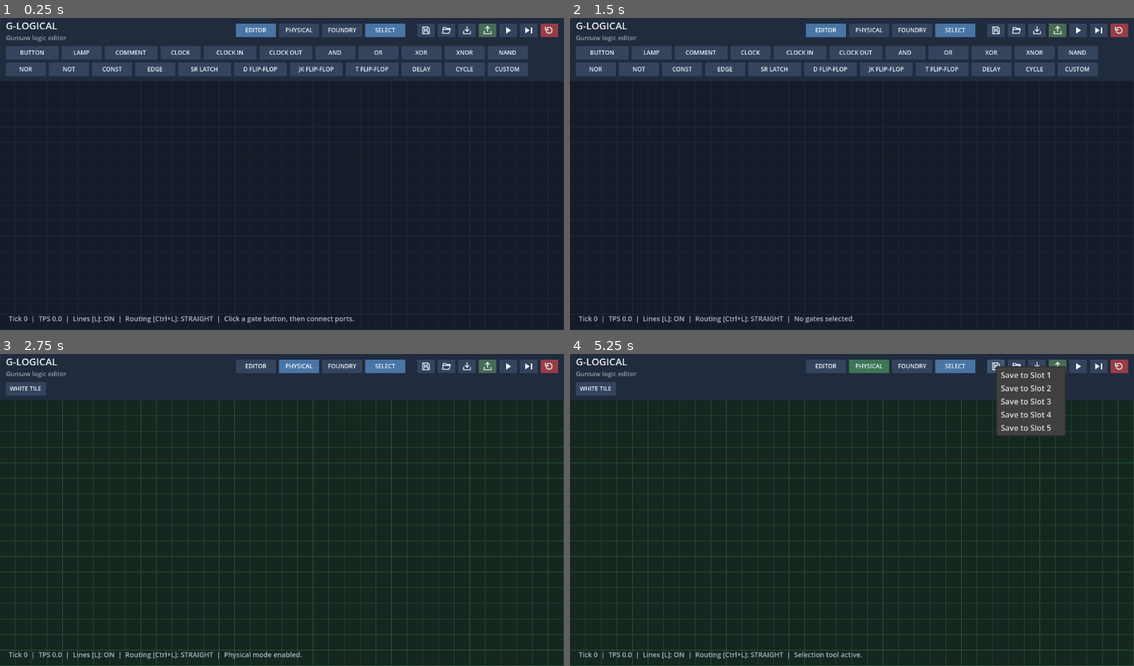
Above: before the commit, frames 1-4 (two rows, left to right).
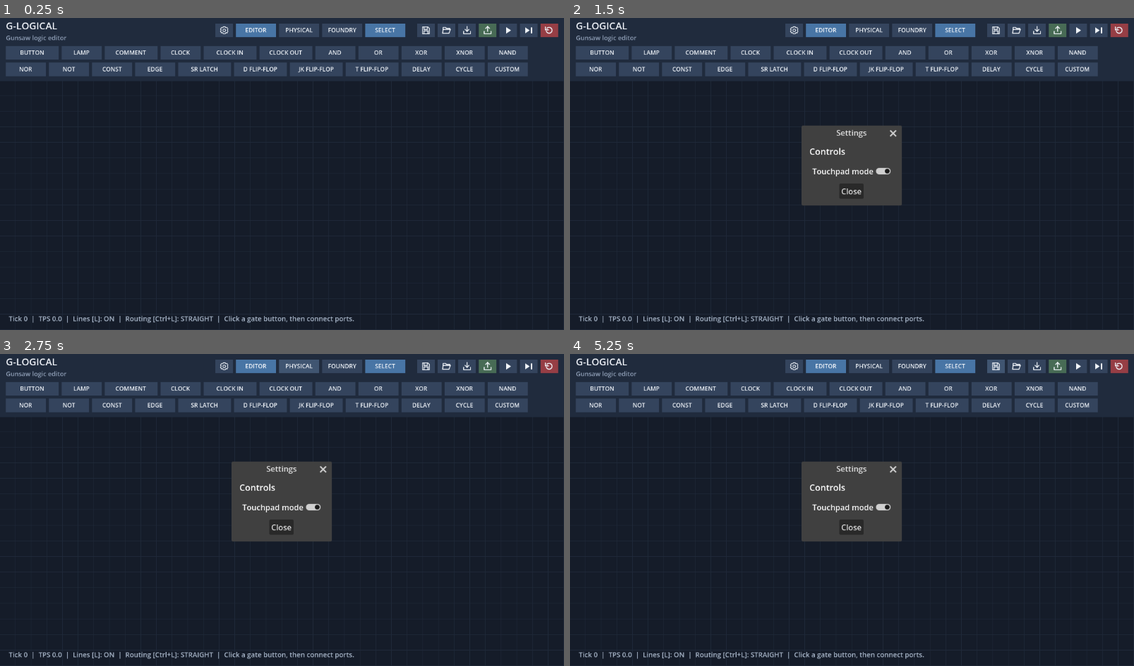
Above: after the commit, the same moments.

Repository: rushellxyz/g-logical
Game: Godot game, scene res://main.tscn
Same seed, same stepped clock (60 frames per second), same inputs: the game is played once before the commit and once after it.
Inputs (mouse positions are in pixels of both pictures, inside the frame that each line leads up to):
- Up to frame 1 (0.25 s): no input
- Up to frame 2 (1.5 s): click (795, 30) at 0.52 s; click (852, 170) at 1.25 s, where only the run after the commit has a clickable "Touchpad mode"
- Up to frame 3 (2.75 s): click "PHYSICAL" at 2 s
- Up to frame 4 (5.25 s): click "FOUNDRY" at 2.75 s; click "PHYSICAL" at 3.5 s; click "SELECT" at 4.25 s; click (998, 366) at 5.02 s

The runs differ from the first frame. In frame 1, 0.1% of the frame differs, in the area x 38-42%, y 1-7%; in frame 2, 4.7%; in frame 3, 19%; in frame 4, 21%, in the area x 0-100%, y 1-100%.

Commit message:
Add move on WASD & mac(and win note?)book touchpad support

Diff:
--- a/editor.gd
+++ b/editor.gd
@@ -12,8 +12,14 @@
 const LOAD_ICON = preload("res://icons/load.svg")
 const IMPORT_ICON = preload("res://icons/import.svg")
 const EXPORT_ICON = preload("res://icons/export.svg")
+const SETTINGS_ICON = preload("res://icons/settings.svg")
 
 const TOPBAR_HEIGHT := 72.0
+const KEYBOARD_PAN_SPEED := 1400.0
+const KEYBOARD_PAN_RESPONSE := 12.0
+const TOUCHPAD_PAN_SPEED := 32.0
+const TOUCHPAD_SCROLL_SPEED := 48.0
+const SETTINGS_PATH := "user://g-logical-settings.cfg"
 const GRID_SIZE := 32.0
 const NODE_SIZE := Vector2(170, 92)
 const PHYSICAL_UNIT_SIZE := 32.0
@@ -67,6 +73,9 @@
 var next_id := 1
 var canvas_offset := Vector2.ZERO
 var canvas_zoom := 1.0
+var keyboard_pan_velocity := Vector2.ZERO
+var touchpad_mode := false
+var settings_dialog: AcceptDialog
 var panning := false
 var pan_start := Vector2.ZERO
 var pan_offset_start := Vector2.ZERO
@@ -131,6 +140,8 @@
 
 func _ready() -> void:
 	font = ThemeDB.fallback_font
+	load_app_settings()
+	build_settings_dialog()
 	save_slot_menu = PopupMenu.new()
 	save_slot_menu.id_pressed.connect(_on_save_slot_menu_id_pressed)
 	add_child(save_slot_menu)
@@ -171,6 +182,39 @@
 
 func _exit_tree() -> void:
 	canvas_geometry.stop_routing()
+
+func load_app_settings() -> void:
+	var settings := ConfigFile.new()
+	if settings.load(SETTINGS_PATH) == OK:
+		touchpad_mode = bool(settings.get_value("controls", "touchpad_mode", false))
+
+func set_touchpad_mode(enabled: bool) -> void:
+	touchpad_mode = enabled
+	keyboard_pan_velocity = Vector2.ZERO
+	var settings := ConfigFile.new()
+	settings.set_value("controls", "touchpad_mode", touchpad_mode)
+	var error := settings.save(SETTINGS_PATH)
+	if error != OK:
+		status_text = "Could not save app settings: %s." % error_string(error)
+		queue_redraw()
+
+func build_settings_dialog() -> void:
+	settings_dialog = AcceptDialog.new()
+	settings_dialog.title = "Settings"
+	settings_dialog.ok_button_text = "Close"
+	add_child(settings_dialog)
+	var content := VBoxContainer.new()
+	content.add_theme_constant_override("separation", 12)
+	settings_dialog.add_child(content)
+	var heading := Label.new()
+	heading.text = "Controls"
+	heading.add_theme_font_size_override("font_size", 18)
+	content.add_child(heading)
+	var toggle := CheckButton.new()
+	toggle.text = "Touchpad mode"
+	toggle.button_pressed = touchpad_mode
+	toggle.toggled.connect(set_touchpad_mode)
+	content.add_child(toggle)
 
 func foundry_directory() -> String:
 	var directory := DirAccess.open("user://")
@@ -442,6 +486,7 @@
 	queue_redraw()
 
 func _process(_delta: float) -> void:
+	update_keyboard_pan(_delta)
 	if canvas_geometry.advance_routing():
 		queue_redraw()
 	toolbar_height = toolbar_panel.size.y
@@ -464,6 +509,37 @@
 		simulation_accumulator = 0.0
 	gate_properties.update_editor(gates, canvas_transform_origin(), canvas_zoom, toolbar_height, physical_mode or foundry_mode)
 	if drawn_status != status_text or drawn_tick != tick or drawn_tps != ticks_per_second or drawn_toolbar_height != toolbar_height:
+		queue_redraw()
+
+func update_keyboard_pan(delta: float) -> void:
+	# Keep navigation out of text editing, shortcuts and mouse gestures.
+	if not get_window().has_focus() or get_viewport().gui_get_focus_owner() != null or panning or dragging_gate >= 0 or resizing_gate >= 0 or selecting or connecting_wire:
+		keyboard_pan_velocity = Vector2.ZERO
+		return
+	for window in get_viewport().get_embedded_subwindows():
+		if window.visible:
+			keyboard_pan_velocity = Vector2.ZERO
+			return
+	if Input.is_key_pressed(KEY_CTRL) or Input.is_key_pressed(KEY_META) or Input.is_key_pressed(KEY_ALT):
+		keyboard_pan_velocity = Vector2.ZERO
+		return
+	if selected_gate >= 0 and selected_gate < gates.size() and gates[selected_gate]["type_id"] == "EDITOR/COMMENT":
+		keyboard_pan_velocity = Vector2.ZERO
+		return
+	var direction := Vector2(
+		float(Input.is_physical_key_pressed(KEY_D)) - float(Input.is_physical_key_pressed(KEY_A)),
+		float(Input.is_physical_key_pressed(KEY_S)) - float(Input.is_physical_key_pressed(KEY_W))
+	).normalized()
+	# The canvas moves opposite to the camera; speed is in screen pixels/second.
+	var target_velocity := -direction * KEYBOARD_PAN_SPEED
+	var blend := 1.0 - exp(-KEYBOARD_PAN_RESPONSE * delta)
+	var movement := target_velocity * delta + (keyboard_pan_velocity - target_velocity) * blend / KEYBOARD_PAN_RESPONSE
+	keyboard_pan_velocity = keyboard_pan_velocity.lerp(target_velocity, blend)
+	if target_velocity == Vector2.ZERO and keyboard_pan_velocity.length_squared() < 0.01:
+		keyboard_pan_velocity = Vector2.ZERO
+	if not movement.is_zero_approx():
+		canvas_offset += movement
+		clamp_canvas_offset()
 		queue_redraw()
 
 func _draw() -> void:
@@ -566,6 +642,7 @@
 	tools.add_theme_constant_override("separation", 6)
 	tools.size_flags_vertical = Control.SIZE_SHRINK_CENTER
 	header.add_child(tools)
+	toolbar_icon_button(tools, SETTINGS_ICON, "Settings", func(): settings_dialog.popup_centered())
 	editor_mode_button = toolbar_button(tools, "EDITOR", func(): request_mode_switch("editor"))
 	physical_button = toolbar_button(tools, "PHYSICAL", func(): request_mode_switch("physical"))
 	foundry_mode_button = toolbar_button(tools, "FOUNDRY", func(): request_mode_switch("foundry"))
@@ -1076,6 +1153,22 @@
 	queue_redraw()
 
 func _unhandled_input(event: InputEvent) -> void:
+	if event is InputEventPanGesture:
+		if event.position.y < toolbar_height or not event.delta.is_finite():
+			return
+		keyboard_pan_velocity = Vector2.ZERO
+		canvas_offset -= event.delta * TOUCHPAD_PAN_SPEED
+		clamp_canvas_offset()
+		queue_redraw()
+		get_viewport().set_input_as_handled()
+		return
+	if event is InputEventMagnifyGesture:
+		if event.position.y < toolbar_height:
+			return
+		keyboard_pan_velocity = Vector2.ZERO
+		zoom_canvas_at(event.position, event.factor)
+		get_viewport().set_input_as_handled()
+		return
 	if event is InputEventKey and event.pressed:
 		if event.ctrl_pressed and event.alt_pressed and event.shift_pressed and event.keycode == KEY_O:
 			open_user_folder()
@@ -1179,15 +1272,30 @@
 			pan_offset_start = canvas_offset
 		else:
 			panning = false
-	if event is InputEventMouseButton and event.pressed and event.button_index in [MOUSE_BUTTON_WHEEL_UP, MOUSE_BUTTON_WHEEL_DOWN]:
-		var zoom_anchor := screen_to_canvas(event.position)
-		var zoom_factor := 1.1 if event.button_index == MOUSE_BUTTON_WHEEL_UP else 1.0 / 1.1
-		var new_zoom: float = canvas_zoom * zoom_factor
-		if new_zoom <= 0.0 or not is_finite(new_zoom):
-			return
-		canvas_zoom = new_zoom
-		canvas_offset = event.position - zoom_anchor * canvas_zoom - Vector2(0, TOPBAR_HEIGHT * (1.0 - canvas_zoom))
-		queue_redraw()
+	if event is InputEventMouseButton and event.pressed and event.button_index in [MOUSE_BUTTON_WHEEL_UP, MOUSE_BUTTON_WHEEL_DOWN, MOUSE_BUTTON_WHEEL_LEFT, MOUSE_BUTTON_WHEEL_RIGHT]:
+		if touchpad_mode:
+			if event.position.y < toolbar_height or not is_finite(event.factor):
+				return
+			keyboard_pan_velocity = Vector2.ZERO
+			if event.ctrl_pressed:
+				if event.button_index in [MOUSE_BUTTON_WHEEL_UP, MOUSE_BUTTON_WHEEL_DOWN]:
+					var direction := 1.0 if event.button_index == MOUSE_BUTTON_WHEEL_UP else -1.0
+					zoom_canvas_at(event.position, pow(1.1, direction * event.factor))
+			else:
+				var movement := Vector2.ZERO
+				match event.button_index:
+					MOUSE_BUTTON_WHEEL_UP: movement.y = 1.0
+					MOUSE_BUTTON_WHEEL_DOWN: movement.y = -1.0
+					MOUSE_BUTTON_WHEEL_LEFT: movement.x = 1.0
+					MOUSE_BUTTON_WHEEL_RIGHT: movement.x = -1.0
+				canvas_offset += movement * TOUCHPAD_SCROLL_SPEED * event.factor
+				clamp_canvas_offset()
+				queue_redraw()
+			get_viewport().set_input_as_handled()
+			return
+		if event.button_index in [MOUSE_BUTTON_WHEEL_UP, MOUSE_BUTTON_WHEEL_DOWN]:
+			var zoom_factor := 1.1 if event.button_index == MOUSE_BUTTON_WHEEL_UP else 1.0 / 1.1
+			zoom_canvas_at(event.position, zoom_factor)
 	if event is InputEventMouseButton and event.button_index == MOUSE_BUTTON_RIGHT and event.pressed:
 		handle_delete_press(event.position)
 	if event is InputEventMouseMotion and dragging_gate >= 0:
@@ -1232,6 +1340,15 @@
 		queue_redraw()
 	if event is InputEventMouseMotion and pending_output["gate"] >= 0:
 		queue_redraw()
+
+func zoom_canvas_at(position: Vector2, factor: float) -> void:
+	var new_zoom := canvas_zoom * factor
+	if new_zoom <= 0.0 or not is_finite(new_zoom):
+		return
+	var zoom_anchor := screen_to_canvas(position)
+	canvas_zoom = new_zoom
+	canvas_offset = position - zoom_anchor * canvas_zoom - Vector2(0, TOPBAR_HEIGHT * (1.0 - canvas_zoom))
+	queue_redraw()
 
 func setup_import_dialog() -> void:
 	import_menu = PopupMenu.new()
--- /dev/null
+++ b/icons/settings.svg
@@ -0,0 +1 @@
+<svg xmlns="http://www.w3.org/2000/svg" width="20" height="20" viewBox="0 0 24 24"><path d="m9.5 3-.5 2-2 .8-1.8-1-2.5 4.4 1.6 1.3v2.3l-1.6 1.3 2.5 4.4 1.8-1 2 .8.5 2h5l.5-2 2-.8 1.8 1 2.5-4.4-1.6-1.3v-2.3l1.6-1.3-2.5-4.4-1.8 1-2-.8-.5-2Z" fill="none" stroke="#f1f5fa" stroke-width="1.7" stroke-linejoin="round"/><circle cx="12" cy="12" r="3.2" fill="none" stroke="#f1f5fa" stroke-width="1.7"/></svg>
Not shown, added: icons/settings.svg.import
